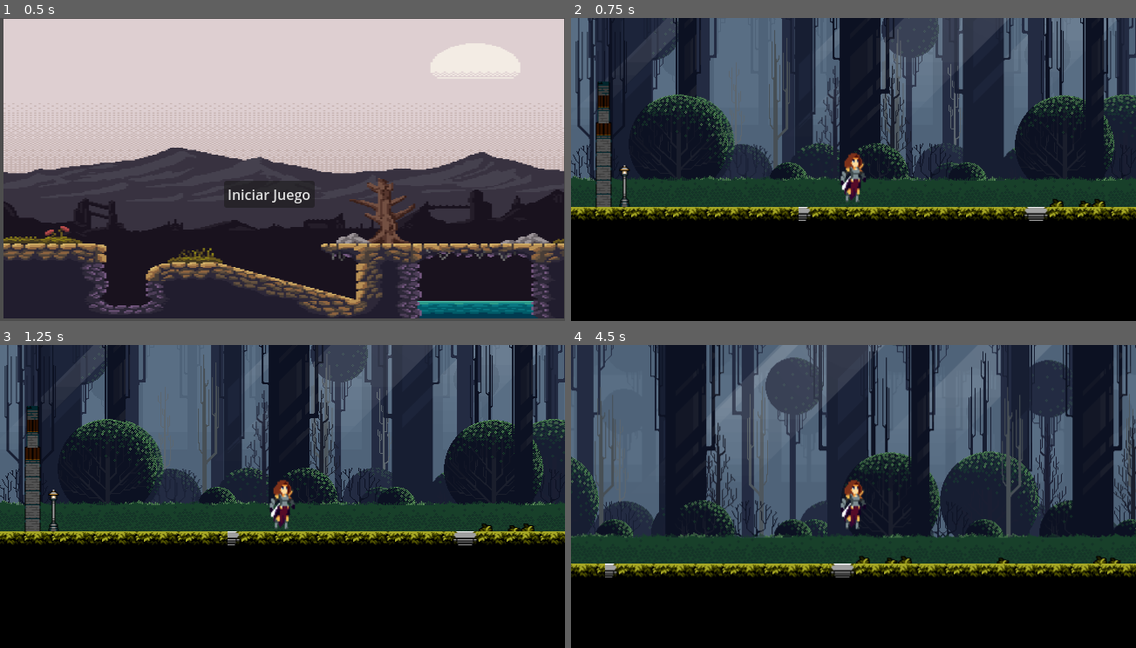
Above: before the commit, frames 1-4 (two rows, left to right).
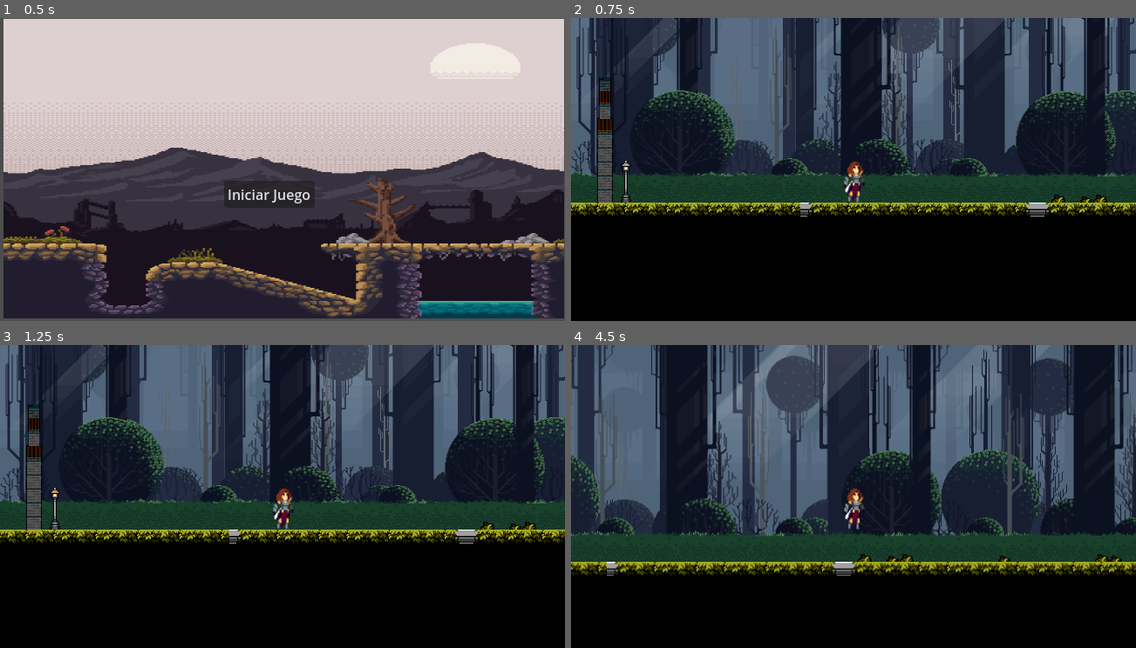
Above: after the commit, the same moments.

Repository: Lucas-tiziano-aguiar/juego-bosnia
Game: Godot game, scene res://play/menu_principal.tscn
Same seed, same stepped clock (60 frames per second), same inputs: the game is played once before the commit and once after it.
Inputs:
- Up to frame 1 (0.5 s): no input
- Up to frame 2 (0.75 s): click "Iniciar Juego" at 0.5 s
- Up to frame 3 (1.25 s): no input
- Up to frame 4 (4.5 s): hold Z (crouch) 1.28-2.03 s; hold D (right) 1.28-2.78 s; tap W (jump) at 1.52, 2.27, 3.77 s; tap Shift (sprint) at 2.1, 3.6 s; hold A (left) 2.78-3.53 s; hold Z (crouch) 2.78-3.53 s; hold D (right) from 3.53 s (still down); hold Z (crouch) from 4.28 s (still down)

Frame 1 is identical in both runs. In frame 2, 15% of the frame differs, in the area x 0-100%, y 0-67%; in frame 3, 13%; in frame 4, 14%.

Commit message:
player tile 0.3

Diff:
--- a/play/mapa.tscn
+++ b/play/mapa.tscn
@@ -3298,7 +3298,7 @@
 [node name="mapa" type="Node"]
 
 [node name="Player" parent="." instance=ExtResource("1_ynve4")]
-position = Vector2(370.555, 362.913)
+position = Vector2(369, 375)
 
 [node name="StaticBody2D" type="StaticBody2D" parent="."]
 position = Vector2(826.692, 614.086)
--- a/play/player.tscn
+++ b/play/player.tscn
@@ -166,11 +166,11 @@
 }]
 
 [sub_resource type="CapsuleShape2D" id="CapsuleShape2D_btypn"]
-radius = 15.0
-height = 68.0
+radius = 14.0
+height = 50.0
 
 [sub_resource type="RectangleShape2D" id="RectangleShape2D_ye70t"]
-size = Vector2(31, 16)
+size = Vector2(26, 7)
 
 [sub_resource type="Animation" id="Animation_xh7r3"]
 length = 0.001
@@ -186,23 +186,23 @@
 }
 
 [node name="Player" type="CharacterBody2D"]
-position = Vector2(56, 57)
+position = Vector2(65, 56)
 script = ExtResource("1_4eyxn")
 metadata/_edit_group_ = true
 
 [node name="Animacion" type="AnimatedSprite2D" parent="."]
-position = Vector2(7, 0.499996)
-scale = Vector2(1.4375, 1.75)
+position = Vector2(7, 7)
+scale = Vector2(1.16803, 1.45455)
 sprite_frames = SubResource("SpriteFrames_50hf3")
 animation = &"agacharse"
 frame_progress = 0.419993
 
 [node name="Parado" type="CollisionShape2D" parent="."]
-position = Vector2(-2, 6)
+position = Vector2(-2, 13)
 shape = SubResource("CapsuleShape2D_btypn")
 
 [node name="Arrastrado" type="CollisionShape2D" parent="."]
-position = Vector2(-1.5, 30)
+position = Vector2(-2, 34)
 shape = SubResource("RectangleShape2D_ye70t")
 
 [node name="AnimationPlayer" type="AnimationPlayer" parent="."]
